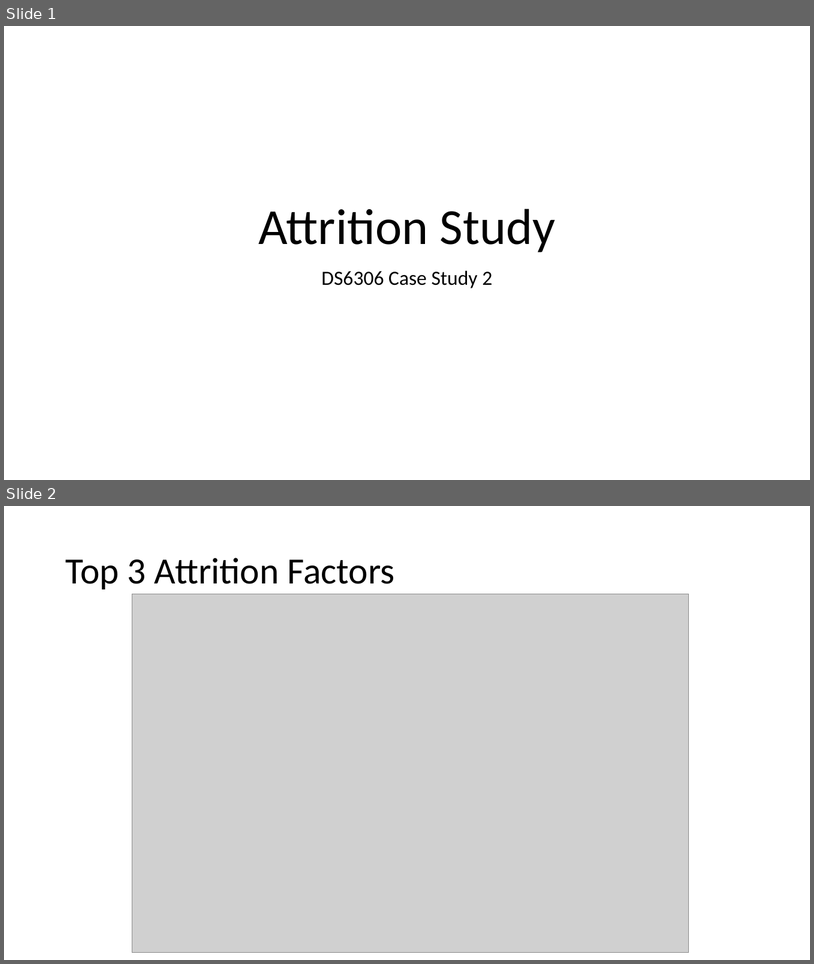
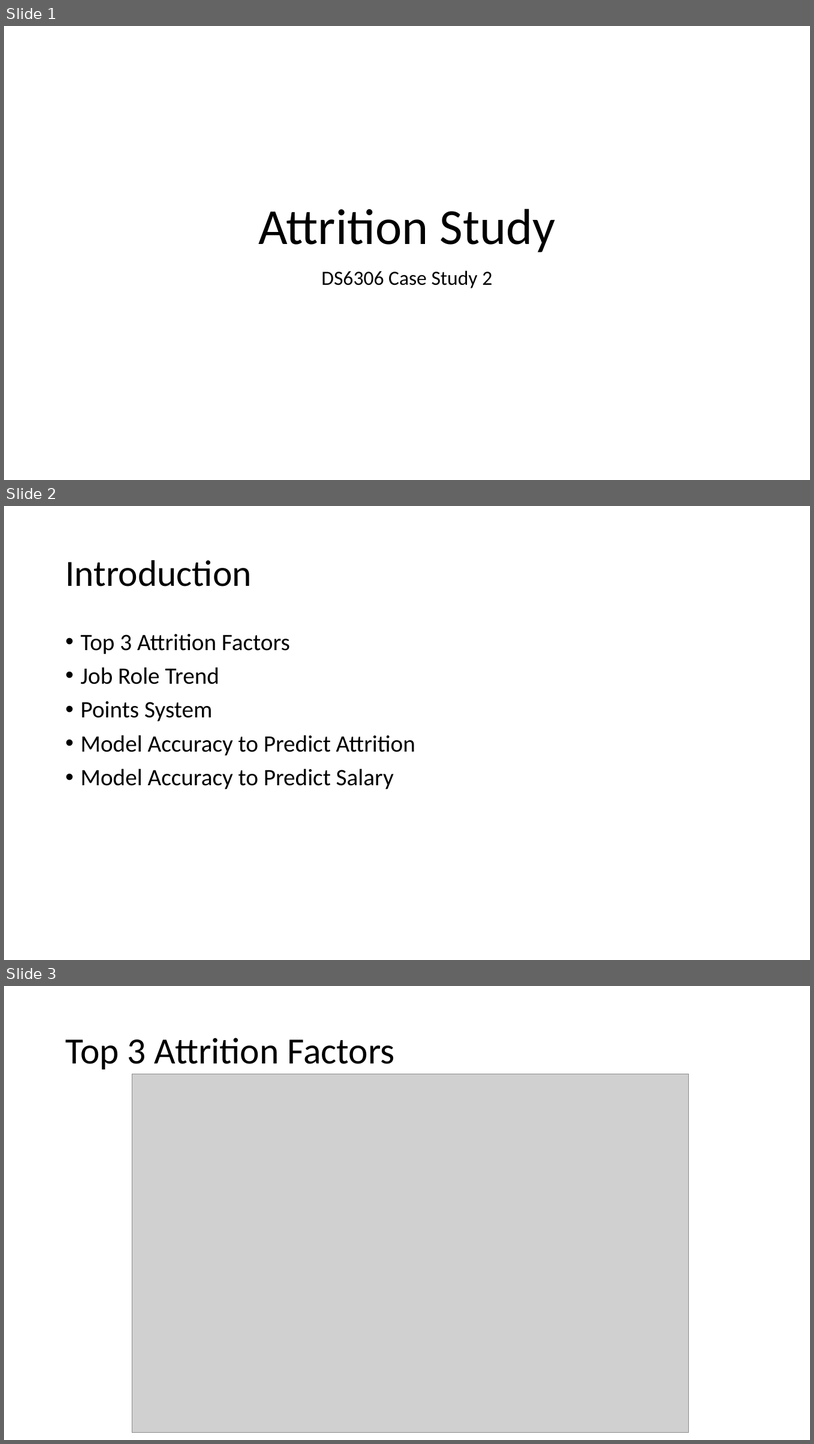
Before and after one commit to cmdre94/CaseStudy2DDS, a slide deck: Attrition Study.pptx. Shown one above the other, each under a label of ours: slides 1 and 2 before the commit, slides 1, 2 and 3 after it. The pictures are 814x964 and 814x1444 pixels, drawn with LibreOffice and Linux fonts; fonts in the diff are those of the drawing; grey boxes stand for pictures. Boxes give left, top, right and bottom in pixels: in the first picture for what was removed or moved away, otherwise in the second. Text is boxed around its words. In the diff, an @@ line names an element or a change of style, - is before the commit and + after.

```diff
--- a/Attrition Study.pptx
+++ b/Attrition Study.pptx
@@ slide 2 added at [4, 506, 810, 960], background #FFFFFF @@
@@ title added at [65, 560, 252, 586], 44 pt, text #000000 @@
+Introduction
@@ text added at [81, 634, 416, 789], 28 pt, text #000000 @@
+• Top 3 Attrition Factors
+• Job Role Trend
+• Points System
+• Model Accuracy to Predict Attrition
+• Model Accuracy to Predict Salary
@@ what was slide 2 is now slide 3 @@
```
Also in this commit, not shown: 4 slides changed.
